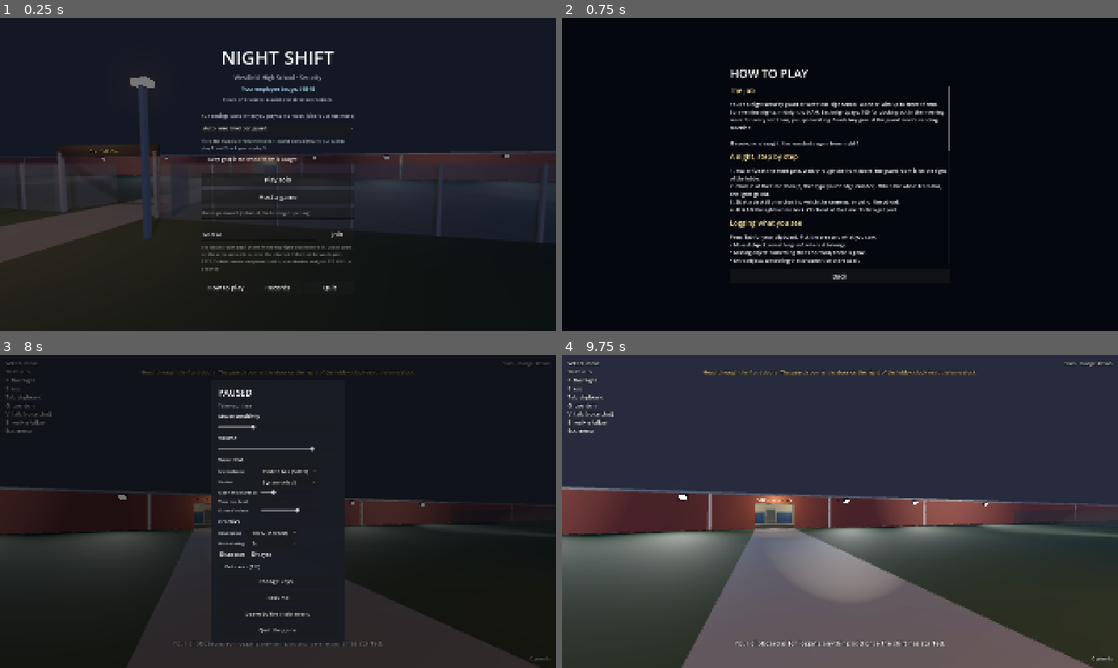
Above: before the commit, frames 1-4 (two rows, left to right).
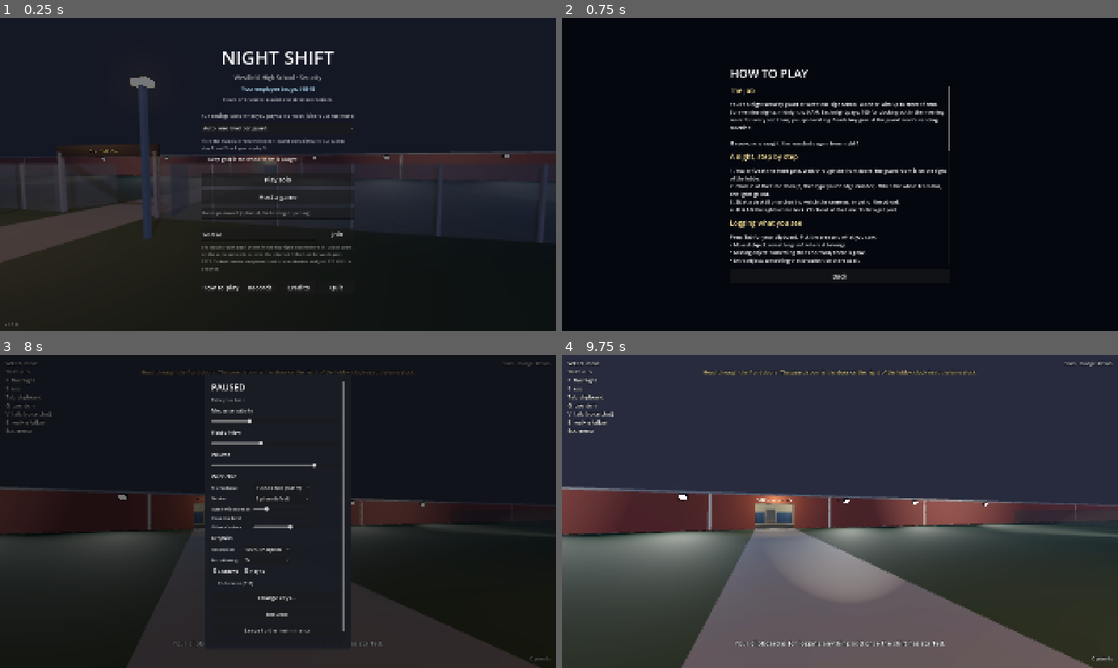
Above: after the commit, the same moments.

Repository: Travis700/Game
Game: Godot game, scene res://scenes/main.tscn
The game is run twice, just before and just after one commit, with the same random seed, the same clock (stepped at 60 frames per second) and the same inputs.
Inputs (mouse positions are in pixels of both pictures, inside the frame that each line leads up to):
- Up to frame 1 (0.25 s): no input
- Up to frame 2 (0.75 s): click "How to play" at 0.5 s
- Up to frame 3 (8 s): click "Records" at 1.25 s; click (300, 624) at 2 s, where only the run after the commit has a clickable "Credits"; click "Back" at 2.75 s; click "Play solo" at 3.5 s; tap Enter at 4.25 s; move the mouse to (305, 511) at 4.27 s; hold Tab (clipboard) 4.28-5.03 s; hold W (move_forward) from 4.28 s (still down); click (305, 511) at 4.42 s; tap E (interact) at 4.55, 5.1, 6.05 s; move the mouse to (250, 511) at 5.02 s; tap Tab (clipboard) at 5.3, 6.8 s; move the mouse to (289, 505) at 5.77 s; hold Tab (clipboard) 5.78-6.53 s; move the mouse to (272, 517) at 6.52 s; tap F (flashlight) at 6.6 s; click (272, 517) at 6.67 s; move the mouse to (316, 514) at 7.27 s; hold E (interact) from 7.28 s (still down); tap Escape (pause) at 7.9 s
- Up to frame 4 (9.75 s): release W (move_forward) at 8 s; release E (interact) at 8 s; click "Change keys..." at 8 s; click "Back" at 8.75 s; click "Resume" at 9.5 s

The runs differ from the first frame. In frame 1, 0.3% of the frame differs, in the area x 0-62%, y 85-99%; in frame 2, nothing differs; in frame 3, 3.4%, in the area x 36-64%, y 8-94%; in frame 4, nothing differs.

Commit message:
Release polish: credits and licences, version, FOV, icon, Linux build, STEAM.md
- Credits page with the Godot Engine and GodotSteam licence notices (and every
  third-party library inside Godot), the version number on the menu (1.0.0).
- Field of view slider; the Esc menu scrolls when the window is short.
- A placeholder icon, a plain dark boot screen, a minimum window size, and saves in
  their own NightShift user folder (ready for Steam Cloud).
- A Linux export preset next to Windows; both export and run.
- STEAM.md: the Steamworks checklist (App ID, GodotSteam, achievement and stat API
  names, rich presence file, Steam Cloud paths, depots), plus the rich presence
  localisation file in steam/.

Co-Authored-By: Claude Opus 5.5 <noreply@anthropic.com>
Claude-Session: https://claude.ai/code/session_015YKvNgaJwTwAVL8wj2PRTQ

Diff:
--- a/project.godot
+++ b/project.godot
@@ -14,9 +14,16 @@
 config/description="First-person co-op light horror: night security at a high school."
 run/main_scene="res://scenes/main.tscn"
 config/features=PackedStringArray("4.7", "Forward Plus")
+config/version="1.0.0"
+config/icon="res://icon.png"
+config/use_custom_user_dir=true
+config/custom_user_dir_name="NightShift"
+boot_splash/bg_color=Color(0.02, 0.03, 0.06, 1)
+boot_splash/show_image=false
 
 [night_shift]
 
+credits/author="Travis700"
 steam/app_id=480
 
 [audio]
@@ -36,6 +43,8 @@
 window/size/mode=3
 window/stretch/mode="canvas_items"
 window/stretch/aspect="expand"
+window/size/min_width=1024
+window/size/min_height=576
 
 [rendering]
 
--- /dev/null
+++ b/scripts/credits.gd
@@ -0,0 +1,97 @@
+extends CanvasLayer
+## The menu's "Credits" page: who made the game, and the licences of the software it's built
+## on (Godot Engine and the libraries inside it, and GodotSteam). Shipping a Godot game
+## requires showing Godot's licence somewhere like this.
+
+signal closed
+
+const CREDITS := """NIGHT SHIFT
+
+A game by %s.
+
+Made with Godot Engine.
+Steam features use GodotSteam (MIT licence) and the Steamworks SDK (Valve Corporation)."""
+
+const GODOTSTEAM_LICENSE := """GodotSteam
+Copyright (c) 2015-present Gramps and GodotSteam contributors.
+Permission is hereby granted, free of charge, to any person obtaining a copy of this software and associated documentation files (the "Software"), to deal in the Software without restriction, including without limitation the rights to use, copy, modify, merge, publish, distribute, sublicense, and/or sell copies of the Software, and to permit persons to whom the Software is furnished to do so, subject to the following conditions:
+The above copyright notice and this permission notice shall be included in all copies or substantial portions of the Software.
+THE SOFTWARE IS PROVIDED "AS IS", WITHOUT WARRANTY OF ANY KIND, EXPRESS OR IMPLIED, INCLUDING BUT NOT LIMITED TO THE WARRANTIES OF MERCHANTABILITY, FITNESS FOR A PARTICULAR PURPOSE AND NONINFRINGEMENT. IN NO EVENT SHALL THE AUTHORS OR COPYRIGHT HOLDERS BE LIABLE FOR ANY CLAIM, DAMAGES OR OTHER LIABILITY, WHETHER IN AN ACTION OF CONTRACT, TORT OR OTHERWISE, ARISING FROM, OUT OF OR IN CONNECTION WITH THE SOFTWARE OR THE USE OR OTHER DEALINGS IN THE SOFTWARE."""
+
+
+func _ready() -> void:
+	layer = 15
+	visible = false
+	var shade := ColorRect.new()
+	shade.color = Color(0.02, 0.03, 0.06, 1.0)
+	shade.set_anchors_preset(Control.PRESET_FULL_RECT)
+	add_child(shade)
+	var center := CenterContainer.new()
+	center.set_anchors_preset(Control.PRESET_FULL_RECT)
+	add_child(center)
+	var column := VBoxContainer.new()
+	column.custom_minimum_size = Vector2(820, 0)
+	column.add_theme_constant_override("separation", 14)
+	center.add_child(column)
+	var title := Label.new()
+	title.text = "CREDITS"
+	title.add_theme_font_size_override("font_size", 40)
+	column.add_child(title)
+
+	var scroll := ScrollContainer.new()
+	scroll.custom_minimum_size = Vector2(0, 640)
+	scroll.horizontal_scroll_mode = ScrollContainer.SCROLL_MODE_DISABLED
+	column.add_child(scroll)
+	var body := VBoxContainer.new()
+	body.size_flags_horizontal = Control.SIZE_EXPAND_FILL
+	body.add_theme_constant_override("separation", 10)
+	scroll.add_child(body)
+	_text(body, CREDITS % ProjectSettings.get_setting("night_shift/credits/author", "Travis700"), 18, 1.0)
+	_text(body, "Version %s" % ProjectSettings.get_setting("application/config/version", "dev"), 15, 0.6)
+	_text(body, "Licences", 24, 1.0, Color(1.0, 0.9, 0.6))
+	_text(body, "Godot Engine\n" + Engine.get_license_text(), 14, 0.8)
+	_text(body, GODOTSTEAM_LICENSE, 14, 0.8)
+	# Every third-party library inside Godot Engine, with its copyright and licence.
+	var licenses := Engine.get_license_info()
+	for entry: Dictionary in Engine.get_copyright_info():
+		var lines: Array[String] = [str(entry["name"])]
+		for part: Dictionary in entry["parts"]:
+			for holder in part["copyright"]:
+				lines.append("Copyright " + str(holder))
+			lines.append("Licence: " + str(part["license"]))
+		_text(body, "\n".join(lines), 13, 0.65)
+	for license_name: String in licenses:
+		_text(body, "%s\n%s" % [license_name, licenses[license_name]], 12, 0.55)
+
+	var back := Button.new()
+	back.text = "Back"
+	back.custom_minimum_size = Vector2(0, 48)
+	back.add_theme_font_size_override("font_size", 22)
+	back.pressed.connect(close)
+	column.add_child(back)
+
+
+func open() -> void:
+	visible = true
+
+
+func close() -> void:
+	visible = false
+	closed.emit()
+
+
+func _input(event: InputEvent) -> void:
+	if visible and event.is_action_pressed("pause"):
+		get_viewport().set_input_as_handled()
+		close()
+
+
+func _text(parent: Control, text: String, size: int, alpha: float, color := Color.WHITE) -> void:
+	var label := Label.new()
+	label.text = text
+	label.autowrap_mode = TextServer.AUTOWRAP_WORD_SMART
+	label.custom_minimum_size = Vector2(780, 0)
+	label.add_theme_font_size_override("font_size", size)
+	label.add_theme_color_override("font_color", color)
+	label.modulate.a = alpha
+	parent.add_child(label)
--- a/scripts/menu.gd
+++ b/scripts/menu.gd
@@ -15,9 +15,11 @@
 
 const HowToPlay := preload("res://scripts/how_to_play.gd")
 const Records := preload("res://scripts/records.gd")
+const Credits := preload("res://scripts/credits.gd")
 
 var _how_to_play: CanvasLayer
 var _records: CanvasLayer
+var _credits: CanvasLayer
 var _steam_label: Label
 var _status: Label
 var _address: LineEdit
@@ -113,6 +115,9 @@
 	how = _button("Records", func() -> void: _records.open())
 	how.size_flags_horizontal = Control.SIZE_EXPAND_FILL
 	bottom_row.add_child(how)
+	how = _button("Credits", func() -> void: _credits.open())
+	how.size_flags_horizontal = Control.SIZE_EXPAND_FILL
+	bottom_row.add_child(how)
 	var quit := _button("Quit", func() -> void: get_tree().quit())
 	quit.size_flags_horizontal = Control.SIZE_EXPAND_FILL
 	bottom_row.add_child(quit)
@@ -121,6 +126,16 @@
 	add_child(_how_to_play)
 	_records = Records.new()
 	add_child(_records)
+	_credits = Credits.new()
+	add_child(_credits)
+
+	var version := Label.new()
+	version.text = "v%s" % ProjectSettings.get_setting("application/config/version", "dev")
+	version.set_anchors_preset(Control.PRESET_BOTTOM_LEFT)
+	version.offset_left = 16
+	version.offset_top = -34
+	version.modulate.a = 0.4
+	add_child(version)
 
 	_status = Label.new()
 	_status.horizontal_alignment = HORIZONTAL_ALIGNMENT_CENTER
--- a/scripts/pause_menu.gd
+++ b/scripts/pause_menu.gd
@@ -22,6 +22,7 @@
 var voice: VoiceChat
 var _mic_meter: ProgressBar
 var _main_column: VBoxContainer
+var _scroll: ScrollContainer
 var _keys: VBoxContainer
 var _key_buttons: Dictionary = {}
 var _key_help: Label
@@ -49,9 +50,16 @@
 	style.set_content_margin_all(24)
 	panel.add_theme_stylebox_override("panel", style)
 	center.add_child(panel)
+	# The settings scroll if the window is too short for all of them.
+	var scroll := ScrollContainer.new()
+	scroll.horizontal_scroll_mode = ScrollContainer.SCROLL_MODE_DISABLED
+	scroll.custom_minimum_size = Vector2(460, 0)
+	panel.add_child(scroll)
+	_scroll = scroll
 	var column := VBoxContainer.new()
 	column.add_theme_constant_override("separation", 12)
-	panel.add_child(column)
+	column.size_flags_horizontal = Control.SIZE_EXPAND_FILL
+	scroll.add_child(column)
 	_main_column = column
 	_build_keys(panel)
 
@@ -66,6 +74,11 @@
 	_sensitivity = _slider(0.2, 3.0, Profile.mouse_sensitivity)
 	_sensitivity.value_changed.connect(func(value: float) -> void: Profile.mouse_sensitivity = value)
 	column.add_child(_sensitivity)
+	column.add_child(_label("Field of view"))
+	var fov := _slider(60.0, 100.0, Profile.fov)
+	fov.step = 1.0
+	fov.value_changed.connect(func(value: float) -> void: Profile.fov = value)
+	column.add_child(fov)
 	column.add_child(_label("Volume"))
 	_volume = _slider(0.0, 1.0, Profile.volume)
 	_volume.value_changed.connect(func(value: float) -> void:
@@ -164,7 +177,7 @@
 	_invite = _button("Invite Steam friends", func() -> void: SteamService.invite_friends())
 	column.add_child(_invite)
 	column.add_child(_button("Change keys...", func() -> void:
-		column.visible = false
+		_scroll.visible = false
 		_keys.visible = true))
 	column.add_child(_button("Resume", close))
 	_leave = _button("Leave to the main menu", func() -> void: leave_requested.emit())
@@ -179,6 +192,7 @@
 	get_tree().paused = solo
 	_fullscreen.set_pressed_no_signal(DisplayServer.window_get_mode() == DisplayServer.WINDOW_MODE_FULLSCREEN)
 	_leave.text = "End the session (everyone leaves)" if hosting else "Leave to the main menu"
+	_scroll.custom_minimum_size.y = minf(get_viewport().get_visible_rect().size.y * 0.85, 900.0)
 	_show_main()
 	_invite.visible = SteamService.available and SteamService.lobby_id != 0
 	visible = true
@@ -271,7 +285,7 @@
 	_listening = ""
 	_refresh_keys()
 	_keys.visible = false
-	_main_column.visible = true
+	_scroll.visible = true
 
 
 func _label(text: String) -> Label:
--- a/scripts/player.gd
+++ b/scripts/player.gd
@@ -135,6 +135,14 @@
 	flashlight.light_energy = flashlight.get_meta("base_energy", flashlight.light_energy) * (1.5 if on else 1.0)
 
 
+func _process(_delta: float) -> void:
+	# The field of view from the Esc menu (Profile looked up by path, see _look).
+	if is_local():
+		var profile := get_node_or_null("/root/Profile")
+		if profile:
+			camera.fov = float(profile.get("fov"))
+
+
 ## Shows a "talking" marker on the name tag while this guard's voice is coming through.
 func show_talking(talking: bool) -> void:
 	name_tag.text = _tag_text() + ("\n((( talking )))" if talking else "")
--- a/scripts/profile.gd
+++ b/scripts/profile.gd
@@ -14,6 +14,8 @@
 var render_scale := 1.0
 var shadows := true
 var antialiasing := 1
+## Field of view, in degrees.
+var fov := 75.0
 ## Voice chat: "push" (hold the push-to-talk key), "open" (talks when you're loud enough) or "off".
 var voice_mode := "push"
 ## Open mic: how loud (0-1) you have to be before it sends.
@@ -37,6 +39,7 @@
 		render_scale = config.get_value("graphics", "render_scale", 1.0)
 		shadows = config.get_value("graphics", "shadows", true)
 		antialiasing = config.get_value("graphics", "antialiasing", 1)
+		fov = config.get_value("graphics", "fov", 75.0)
 		voice_mode = config.get_value("voice", "mode", "push")
 		mic_threshold = config.get_value("voice", "threshold", 0.12)
 		voice_volume = config.get_value("voice", "volume", 1.0)
@@ -65,6 +68,7 @@
 	config.set_value("graphics", "render_scale", render_scale)
 	config.set_value("graphics", "shadows", shadows)
 	config.set_value("graphics", "antialiasing", antialiasing)
+	config.set_value("graphics", "fov", fov)
 	config.set_value("voice", "mode", voice_mode)
 	config.set_value("voice", "threshold", mic_threshold)
 	config.set_value("voice", "volume", voice_volume)
Not shown, changed: export_presets.cfg
Binary file added: icon.png
Not shown, added: icon.png.import
Not shown, added: scripts/credits.gd.uid
Not shown, changed: README.md
Not shown, added: STEAM.md
Not shown, added: steam/rich_presence_english.vdf
